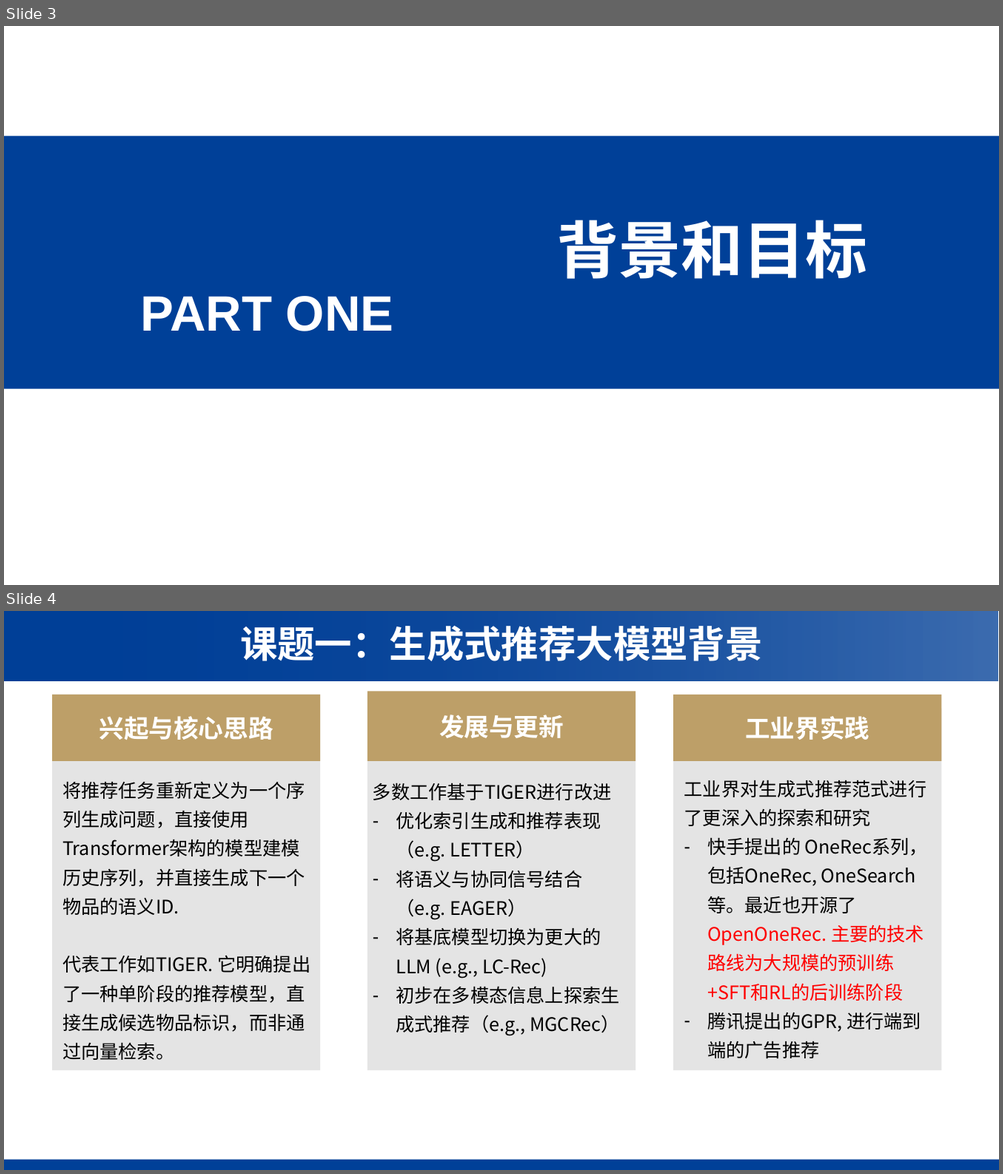
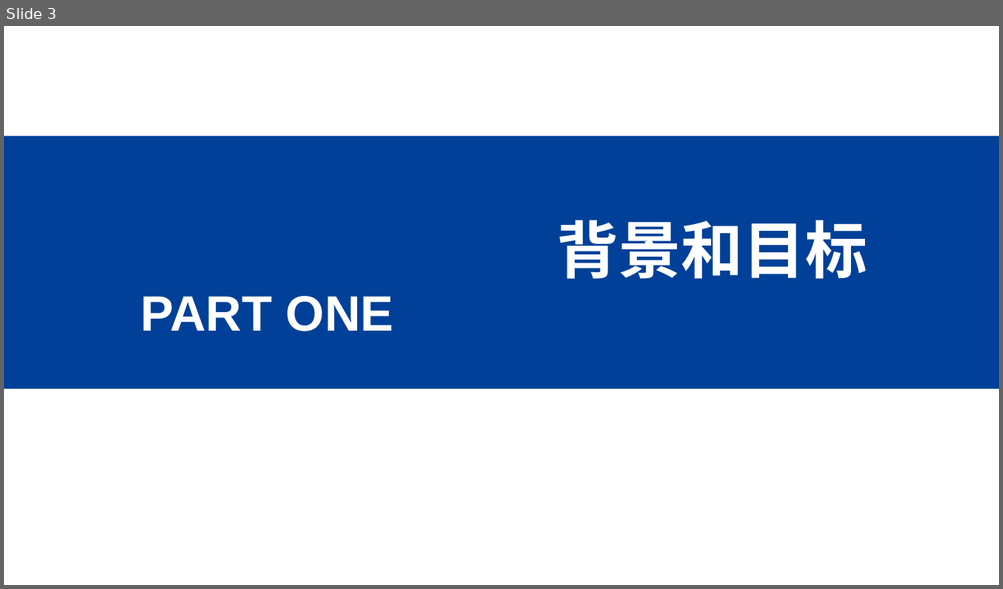
Before and after one commit to WncFht/GRec_public, a slide deck: 中期汇报.pptx. Shown one above the other, each under a label of ours: slides 3 and 4 before the commit, slide 3 after it. The pictures are 1003x1174 and 1003x589 pixels, drawn with LibreOffice and Linux fonts; fonts in the diff are those of the drawing; background and template pictures are left out. Boxes give left, top, right and bottom in pixels: in the first picture for what was removed or moved away, otherwise in the second. Text is boxed around its words. In the diff, an @@ line names an element or a change of style, - is before the commit and + after.

```diff
--- a/中期汇报.pptx
+++ b/中期汇报.pptx
@@ slide 4 removed at [4,611,999,1170], background #FFFFFF @@
@@ rectangle removed at [4,611,998,681] @@
@@ rectangle removed at [5,611,998,681] @@
@@ text removed at [240,626,762,661] @@
-课题一：生成式推荐大模型背景
@@ rectangle removed at [52,695,319,1071] @@
@@ rectangle removed at [52,695,319,761] @@
-兴起与核心思路
@@ rectangle removed at [367,695,635,1071] @@
@@ rectangle removed at [367,692,635,762] @@
-发展与更新
@@ rectangle removed at [673,695,941,761] @@
-工业界实践
@@ rectangle removed at [673,708,941,1071] @@
@@ text removed at [62,781,310,1060] @@
-将推荐任务重新定义为一个序列生成问题，直接使用Transformer架构的模型建模历史序列，并直接生成下一个物品的语义ID.
-代表工作如TIGER. 它明确提出了一种单阶段的推荐模型，直接生成候选物品标识，而非通过向量检索。
@@ text removed at [373,783,620,1036] @@
-多数工作基于TIGER进行改进
-– 优化索引生成和推荐表现 （e.g. LETTER）
-– 将语义与协同信号结合 （e.g. EAGER）
-– 将基底模型切换为更大的LLM (e.g., LC-Rec)
-– 初步在多模态信息上探索生成式推荐（e.g., MGCRec）
@@ text removed at [684,780,928,1059] @@
-工业界对生成式推荐范式进行了更深入的探索和研究
-– 快手提出的 OneRec系列，包括OneRec, OneSearch等。最近也开源了OpenOneRec. 主要的技术路线为大规模的预训练+SFT和RL的后训练阶段
-– 腾讯提出的GPR, 进行端到端的广告推荐
@@ rectangle removed at [4,1160,999,1170] @@
```
Also in this commit, not shown: 6 slides changed, 14 slides added, 26 other slides removed.
